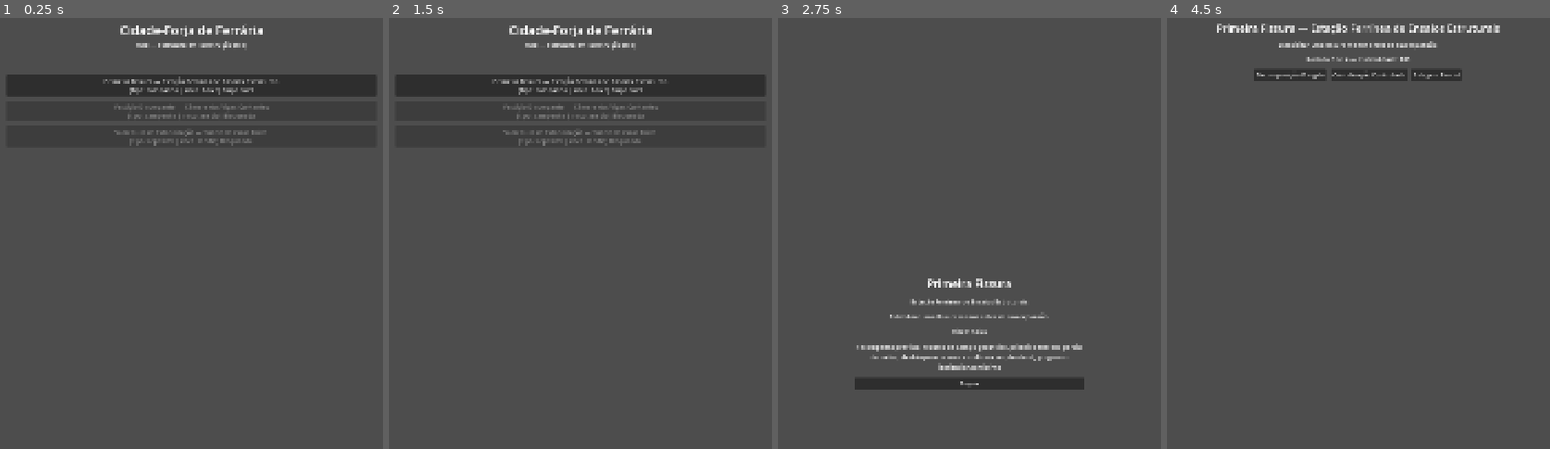
Above: before the commit, frames 1-4 (left to right).
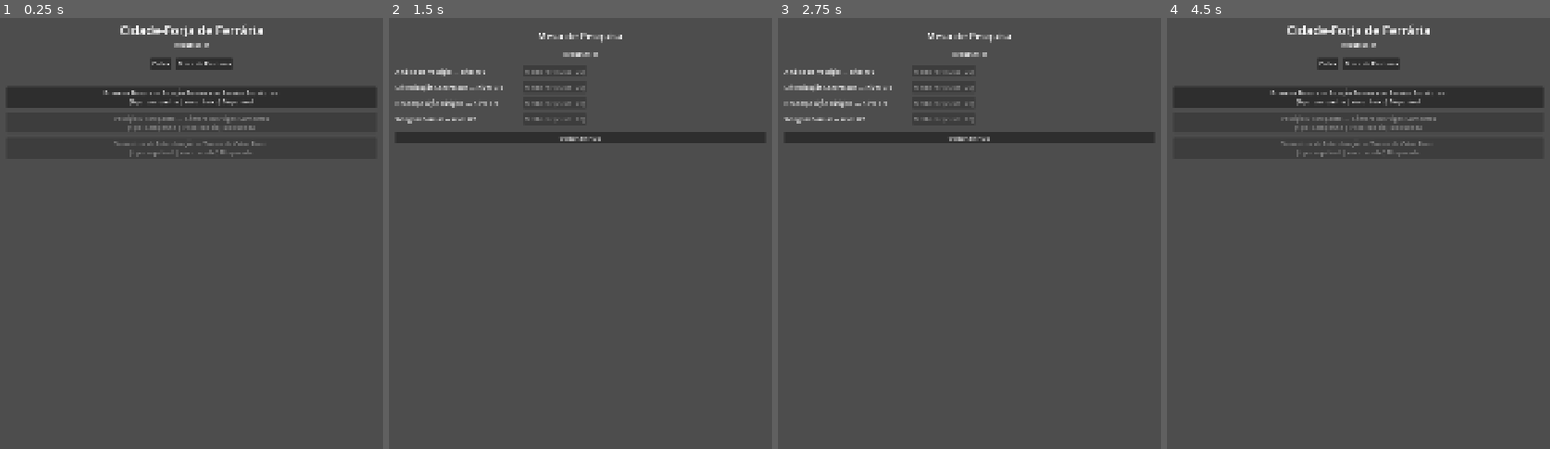
Above: after the commit, the same moments.

Repository: itsmeluan/azoth-breach
Game: Godot game, scene res://scenes/app/app_shell.tscn
The game is run twice, just before and just after one commit, with the same random seed, the same clock (stepped at 60 frames per second) and the same inputs.
Inputs (mouse positions are in pixels of both pictures, inside the frame that each line leads up to):
- Up to frame 1 (0.25 s): no input
- Up to frame 2 (1.5 s): click (549, 65) at 0.5 s, where only the run after the commit has a clickable "Codex"; click (591, 65) at 1.25 s, where only the run after the commit has a clickable "Mesa de Pesquisa"
- Up to frame 3 (2.75 s): click (969, 86) at 2 s, where only the run before the commit has a clickable "Primeira Fissura — Estação Fe…"
- Up to frame 4 (4.5 s): click (1358, 384) at 2.75 s, where only the run before the commit has a clickable "Seguir"; click (1289, 56) at 3.5 s, where only the run before the commit has a clickable "Build de Agressão"; click (1358, 138) at 4.25 s, where only the run after the commit has a clickable "Voltar ao Hub"

The runs differ from the first frame. In frame 1, 5.7% of the frame differs, in the area x 1-99%, y 5-33%; in frame 2, 6.8%; in frame 3, 7.0%; in frame 4, 7.8%, in the area x 1-99%, y 1-33%.

Commit message:
BL-017: codex com impacto prático
Cria duas entradas de Codex (data/codex/) — uma por operação da slice,
consistente com os rewards "primeira_entrada_parcial_de_codex" e
"evidencia_principal_para_codex" já existentes nos dados das operações.
Texto de cada entrada é transcrição direta do objetivo/saída documentados
em 05.9 §7 — nenhuma lore nova inventada.

Cria codex_loader.gd (mesmo padrão preload dos outros loaders,
delegando a json_directory_loader.gd).

O Hub ganha acesso ao Codex (escopo de BL-001, adiado desde TK-M1-004
para quando o Codex existisse de fato): botão que abre um PopupPanel
listando apenas as entradas já desbloqueadas em
SliceState.codex_entries_unlocked — "uso no hub" (critério de BL-017).
O "efeito de leitura sobre a operação" é indireto nesta primeira
versão: a entrada da Primeira Fissura preexiste como referência antes
de jogar Vestígio Discrepante, mas não há gate mecânico ainda — a tela
de campo não consulta o Codex para alterar resultados. Suficiente para
o critério de aceite de BL-017 ("conteúdo influencia compreensão"),
mas registrado aqui como simplificação consciente caso um milestone
futuro precise de efeito mecânico mais forte.

Também adiciona o botão de acesso à Mesa de Pesquisa (BL-015) no Hub,
já que ambos os botões entraram na mesma edição de hub_screen.tscn.

Refs: BL-017 (docs/05_produto/AZOTH_05.11)

Diff:
--- /dev/null
+++ b/game/data/codex/codex_primeira_fissura.json
@@ -0,0 +1,6 @@
+{
+  "id": "codex_primeira_fissura",
+  "title": "Fissura Menor — Registro Inicial",
+  "body": "Estabilização de fissura menor concluída na Estação Ferrínea de Ensaios Estruturais. Leitura de risco compatível com o protocolo institucional padrão. Primeira entrada de campo — base para comparação com incidentes futuros.",
+  "related_operation": "op_primeira_fissura"
+}
--- /dev/null
+++ b/game/data/codex/codex_vestigio_discrepante.json
@@ -0,0 +1,6 @@
+{
+  "id": "codex_vestigio_discrepante",
+  "title": "Vestígio Discrepante — Leitura Incompatível",
+  "body": "Amostras coletadas na Câmara das Vigas Cantantes não correspondem à assinatura esperada para este tipo de incidente segundo o protocolo institucional. A leitura acadêmica corrente não explica a discrepância. Recomenda-se nova coleta em operações repetíveis da região.",
+  "related_operation": "op_vestigio_discrepante"
+}
--- a/game/scenes/hub/hub_screen.tscn
+++ b/game/scenes/hub/hub_screen.tscn
@@ -36,8 +36,29 @@
 offset_right = 220.0
 offset_bottom = 170.0
 grow_horizontal = 2
-text = "Hub — estrutura em construção (M1)"
+text = ""
 horizontal_alignment = 1
+
+[node name="ActionButtons" type="HBoxContainer" parent="."]
+layout_mode = 1
+anchors_preset = 5
+anchor_left = 0.5
+anchor_right = 0.5
+offset_left = -160.0
+offset_top = 175.0
+offset_right = 160.0
+offset_bottom = 205.0
+grow_horizontal = 2
+alignment = 1
+theme_override_constants/separation = 12
+
+[node name="CodexButton" type="Button" parent="ActionButtons"]
+layout_mode = 2
+text = "Codex"
+
+[node name="ResearchButton" type="Button" parent="ActionButtons"]
+layout_mode = 2
+text = "Mesa de Pesquisa"
 
 [node name="OperationBoard" parent="." instance=ExtResource("2")]
 layout_mode = 1
@@ -45,8 +66,27 @@
 anchor_right = 1.0
 anchor_bottom = 1.0
 offset_left = 60.0
-offset_top = 220.0
+offset_top = 250.0
 offset_right = -60.0
 offset_bottom = -40.0
 grow_horizontal = 2
 grow_vertical = 2
+
+[node name="CodexPopup" type="PopupPanel" parent="."]
+size = Vector2i(420, 420)
+
+[node name="CodexContent" type="VBoxContainer" parent="CodexPopup"]
+offset_left = 12.0
+offset_top = 12.0
+offset_right = 408.0
+offset_bottom = 408.0
+theme_override_constants/separation = 10
+
+[node name="CodexEntries" type="VBoxContainer" parent="CodexPopup/CodexContent"]
+layout_mode = 2
+size_flags_vertical = 3
+theme_override_constants/separation = 8
+
+[node name="CodexCloseButton" type="Button" parent="CodexPopup/CodexContent"]
+layout_mode = 2
+text = "Fechar"
--- a/game/scripts/features/hub/hub_screen.gd
+++ b/game/scripts/features/hub/hub_screen.gd
@@ -1,15 +1,62 @@
 extends Control
+
+const CodexLoader = preload("res://scripts/services/codex_loader.gd")
 
 signal navigate_to(scene_path: String, context: Dictionary)
 
 const BRIEFING_SCENE := "res://scenes/operations/briefing_screen.tscn"
+const RESEARCH_SCENE := "res://scenes/research/research_screen.tscn"
 
 @onready var operation_board: VBoxContainer = $OperationBoard
+@onready var status_label: Label = $HubSubtitle
+@onready var codex_button: Button = $ActionButtons/CodexButton
+@onready var research_button: Button = $ActionButtons/ResearchButton
+@onready var codex_popup: PopupPanel = $CodexPopup
+@onready var codex_entries_container: VBoxContainer = $CodexPopup/CodexContent/CodexEntries
+@onready var codex_close_button: Button = $CodexPopup/CodexContent/CodexCloseButton
 
 
 func _ready() -> void:
 	operation_board.operation_selected.connect(_on_operation_selected)
+	status_label.text = "Recursos: %d" % SliceState.resources
+	codex_button.pressed.connect(_on_codex_pressed)
+	research_button.pressed.connect(_on_research_pressed)
+	codex_close_button.pressed.connect(func() -> void: codex_popup.hide())
 
 
 func _on_operation_selected(operation_id: String) -> void:
 	navigate_to.emit(BRIEFING_SCENE, {"operation_id": operation_id})
+
+
+func _on_research_pressed() -> void:
+	navigate_to.emit(RESEARCH_SCENE, {})
+
+
+func _on_codex_pressed() -> void:
+	for child in codex_entries_container.get_children():
+		codex_entries_container.remove_child(child)
+		child.queue_free()
+
+	var unlocked_entries: Array[Dictionary] = []
+	for entry in CodexLoader.load_all():
+		if SliceState.is_codex_unlocked(entry.get("id", "")):
+			unlocked_entries.append(entry)
+
+	if unlocked_entries.is_empty():
+		var empty_label := Label.new()
+		empty_label.text = "Nenhuma entrada de Codex desbloqueada ainda."
+		codex_entries_container.add_child(empty_label)
+	else:
+		for entry in unlocked_entries:
+			var title_label := Label.new()
+			title_label.text = entry.get("title", "")
+			title_label.add_theme_font_size_override("font_size", 18)
+			codex_entries_container.add_child(title_label)
+
+			var body_label := Label.new()
+			body_label.text = entry.get("body", "")
+			body_label.autowrap_mode = TextServer.AUTOWRAP_WORD
+			body_label.custom_minimum_size = Vector2(360, 0)
+			codex_entries_container.add_child(body_label)
+
+	codex_popup.popup_centered()
--- /dev/null
+++ b/game/scripts/services/codex_loader.gd
@@ -0,0 +1,8 @@
+extends RefCounted
+
+const JsonDirectoryLoader = preload("res://scripts/services/json_directory_loader.gd")
+const CODEX_DIR := "res://data/codex"
+
+
+static func load_all() -> Array[Dictionary]:
+	return JsonDirectoryLoader.load_all(CODEX_DIR)
Not shown, added: game/scripts/services/codex_loader.gd.uid
